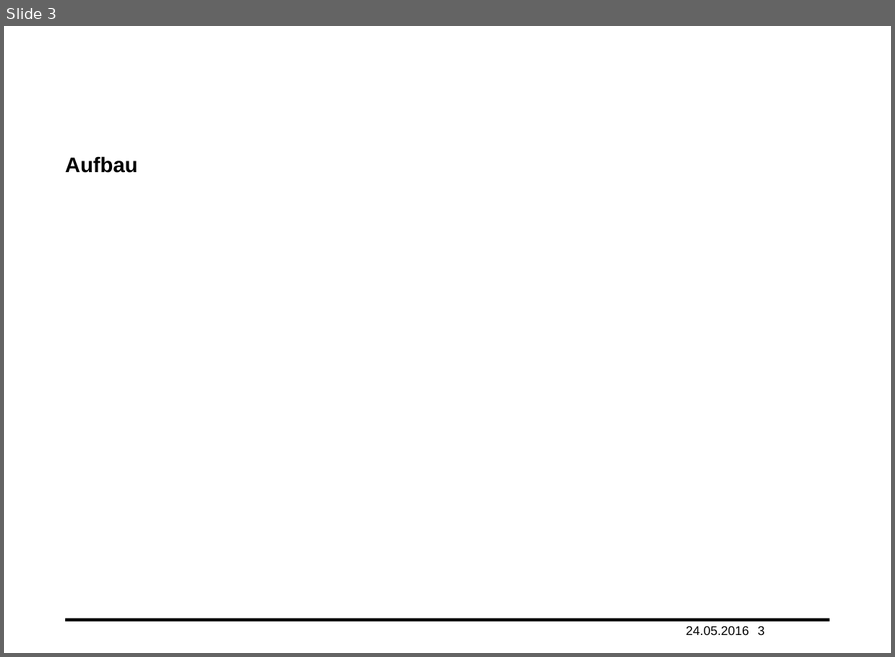
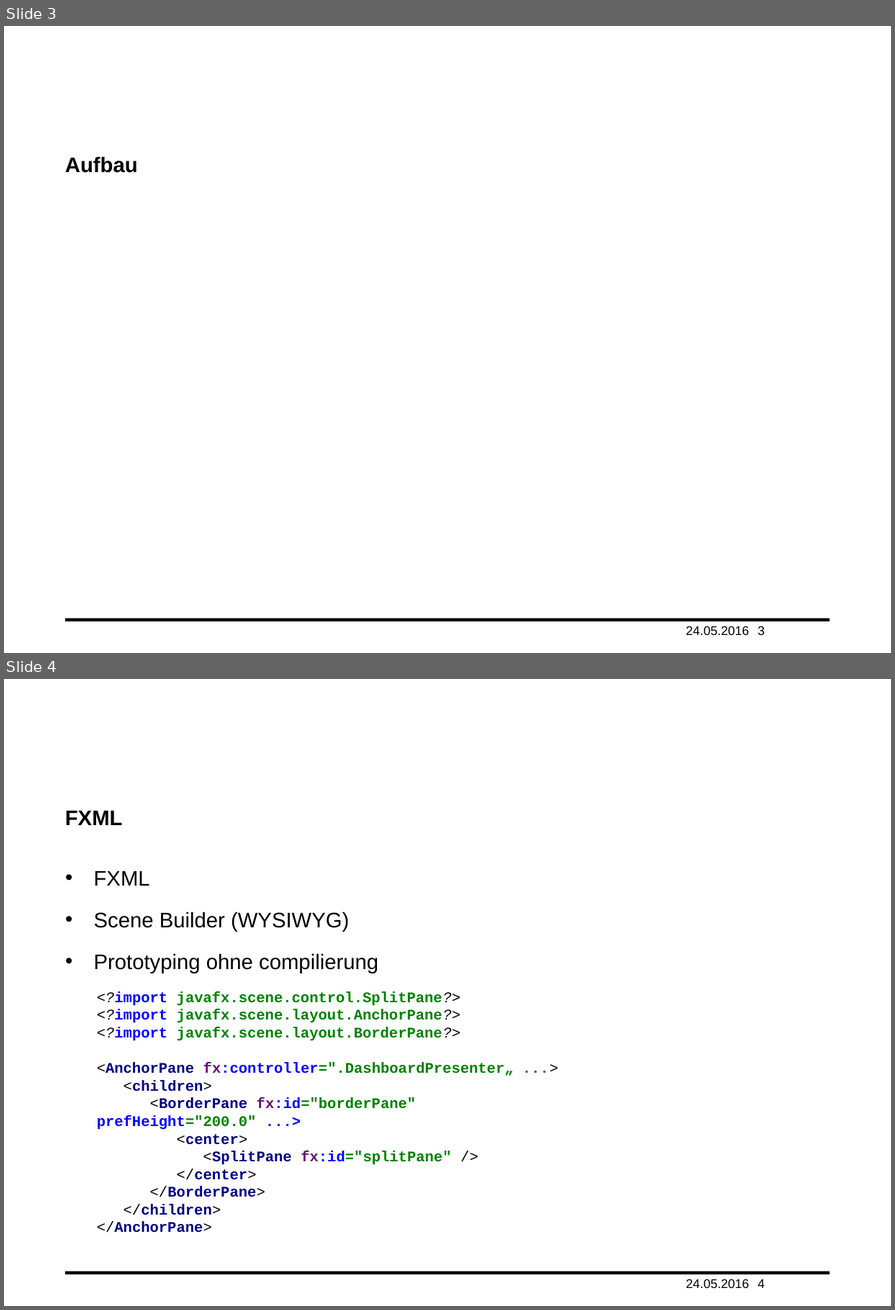
Before and after one commit to haisi/oop2Project, a slide deck: presentation.pptx. Shown one above the other, each under a label of ours: slide 3 before the commit, slides 3 and 4 after it. The pictures are 895x657 and 895x1310 pixels, drawn with LibreOffice and Linux fonts; fonts in the diff are those of the drawing; background and template pictures are left out. Boxes give left, top, right and bottom in pixels: in the first picture for what was removed or moved away, otherwise in the second. Text is boxed around its words. In the diff, an @@ line names an element or a change of style, - is before the commit and + after.

```diff
--- a/presentation.pptx
+++ b/presentation.pptx
@@ slide 4 added at [4, 679, 891, 1306], background #FFFFFF; not listed: 1 template element that a slide beside it also shows @@
@@ title added at [65, 811, 123, 825], 20 pt, text #000000, bold @@
+FXML
@@ text added at [94, 871, 378, 973], 20 pt, text #000000 @@
+• FXML
+• Scene Builder (WYSIWYG)
+• Prototyping ohne compilierung
@@ text added at [97, 991, 514, 1233], 14 pt, text #008000, bold @@
+<?import javafx.scene.control.SplitPane?>
+<?import javafx.scene.layout.AnchorPane?>
+<?import javafx.scene.layout.BorderPane?>
+<AnchorPane fx:controller=".DashboardPresenter„ ...>
+<children>
+<BorderPane fx:id="borderPane" prefHeight="200.0" ...>
+<center>
+<SplitPane fx:id="splitPane" />
+</center>
+</BorderPane>
+</children>
+</AnchorPane>
@@ text added at [686, 1279, 749, 1288], 12 pt, text #000000 @@
+24.05.2016
@@ page number added at [758, 1279, 765, 1288], 12 pt, text #000000 @@
+4
```
Also in this commit, not shown: 2 slides changed.
